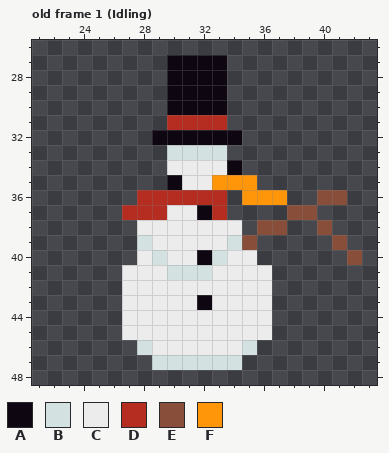
Pixel-art file, stored at Assets/Enemies/Snowman/T_Snowman.aseprite. The picture above was drawn from the file before the commit.
64x64 pixels, 16 frames. Shown: old frame 1 (Idling): x 21..43, y 26..48. The commit also changed other frames, which this record leaves out.
Visible layers, top first: "Arm", "Head", "Torso", "Base".
Palette (. is transparent): A #0e0711  B #d3e1e0  C #ececec  D #b52d21  E #884e3a  F #ff9609
Pixels before, old frame 1 (Idling), first column x 27:
27 ...AAAA.........
28 ...AAAA.........
29 ...AAAA.........
30 ...AAAA.........
31 ...DDDD.........
32 ..AAAAAA........
33 ...BBBB.........
34 ...CCCCA........
35 ...ACCFFF.......
36 .DDDDDD.FFF..EE.
37 DDDCCAD....EE...
38 .CCCCCCC.EE..E..
39 .BCCCCCBE.....E.
40 .CBCCABCC......E
41 CCCBBBCCCC......
42 CCCCCCCCCC......
43 CCCCCACCCC......
44 CCCCCCCCCC......
45 CCCCCCCCCC......
46 .BCCCCCCB.......
47 ..BBBBBB........
After:
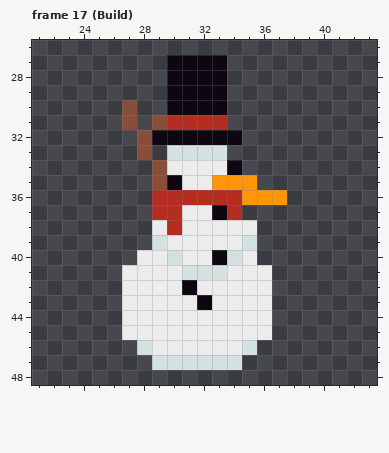
A new or re-ordered frame is compared with the old frame closest to it.
Log entry: Snowman rapid fire and big shot moves
Diff:
frames 16 -> 23
Frame 17 (Build) is new; against old frame 1 (Idling), layers "Arm", "Torso":
Colour A replaces colour B in row 40 at x 33.
Colour A replaces colour C in row 42 at x 31.
Colour A replaces colour D in row 37 at x 33.
Colour B replaces colour C in row 39 at x 29; in row 40 at x 30 and 34; in row 41 at x 33.
Colour B replaces colour E in row 39 at x 35.
Colour C is added in row 38 at x 35.
Colour C replaces colour A in row 37 at x 32; in row 40 at x 32.
Colour C replaces colour B in row 39 at x 34; in row 40 at x 29; in row 41 at x 30.
Colour D is added in rows 36 to 37 at x 34.
Colour D replaces colour C in rows 37 to 38 at x 30.
Colour E is added in row 30 at x 27; in row 31 at x 27 and 29; in rows 32 to 33 at x 28; in rows 34 to 35 at x 29.
The author cleared colour B in row 39 at x 28.
The author cleared colour C in row 38 at x 28.
The author cleared colour D in row 36 at x 28; in row 37 at x 27 to 28.
The author cleared colour E in row 36 at x 40 to 41; in row 37 at x 38 to 39; in row 38 at x 36 to 37 and 40; in row 39 at x 41; in row 40 at x 42.
